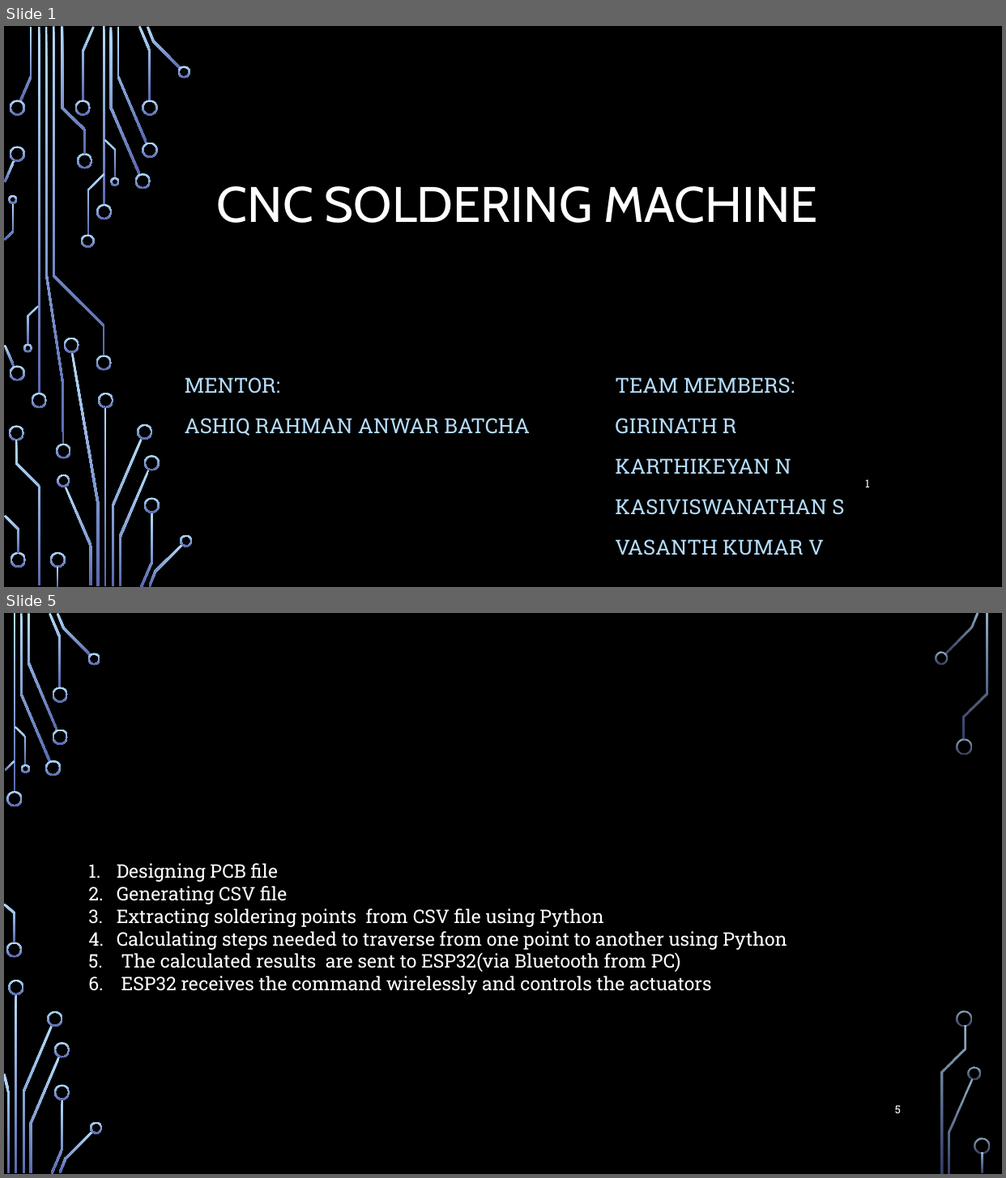
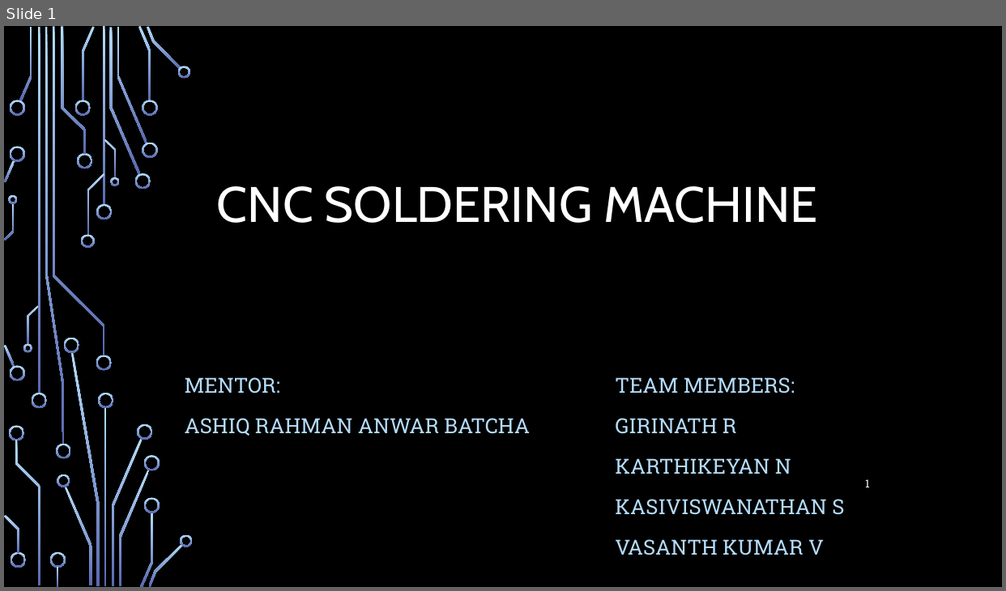
Before and after one commit to kasi2809/plotter_mini_rceg, a slide deck: automated_soldering_machine.pptx. Shown one above the other, each under a label of ours: slides 1 and 5 before the commit, slide 1 after it; the slides between them are not shown. The pictures are 1006x1178 and 1006x591 pixels, drawn with LibreOffice and Linux fonts; fonts in the diff are those of the drawing; background and template pictures are left out. Boxes give left, top, right and bottom in pixels: in the first picture for what was removed or moved away, otherwise in the second. Text is boxed around its words. In the diff, an @@ line names an element or a change of style, - is before the commit and + after.

```diff
--- a/automated_soldering_machine.pptx
+++ b/automated_soldering_machine.pptx
@@ slide 5 removed at (x1=4, y1=613, x2=1002, y2=1174), background picture (left out) @@
@@ text removed at (x1=117, y1=863, x2=786, y2=995) @@
-1. Designing PCB file
-2. Generating CSV file
-3. Extracting soldering points from CSV file using Python
-4. Calculating steps needed to traverse from one point to another using Python
-5. The calculated results are sent to ESP32(via Bluetooth from PC)
-6. ESP32 receives the command wirelessly and controls the actuators
@@ page number removed at (x1=895, y1=1105, x2=901, y2=1114) @@
-5
@@ group removed at (x1=4, y1=613, x2=990, y2=1174): 33 freeform shapes, 3 rectangles @@
```
Also in this commit, not shown: 4 slides changed.
